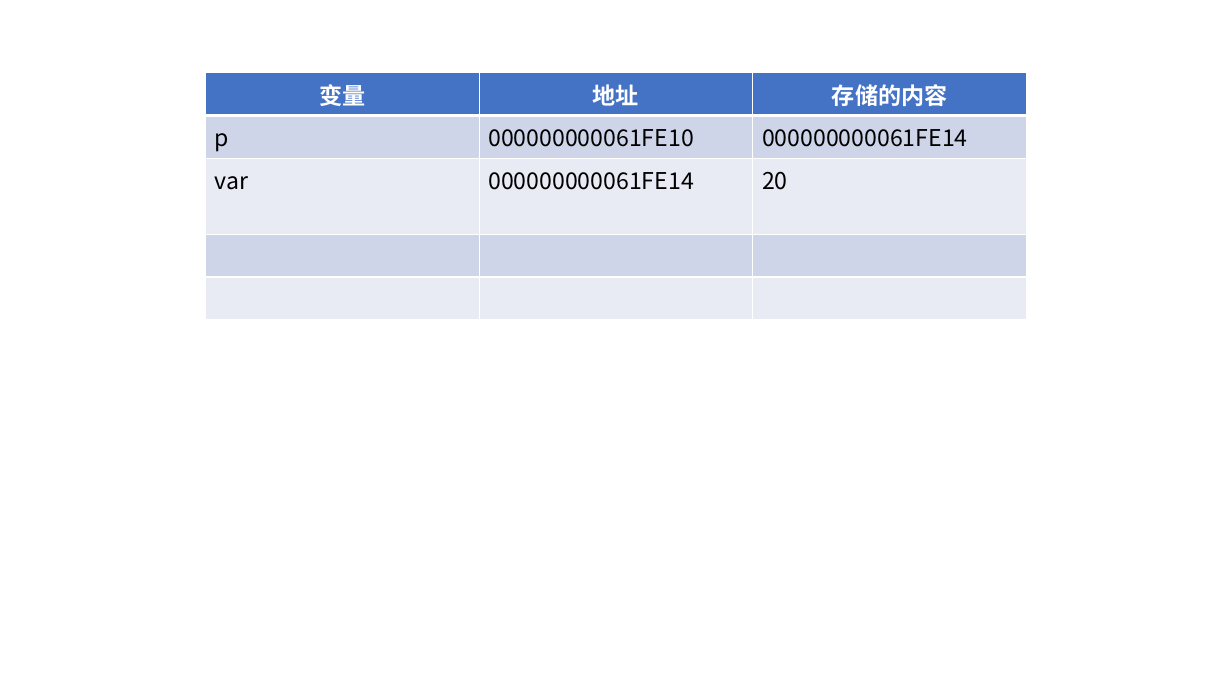
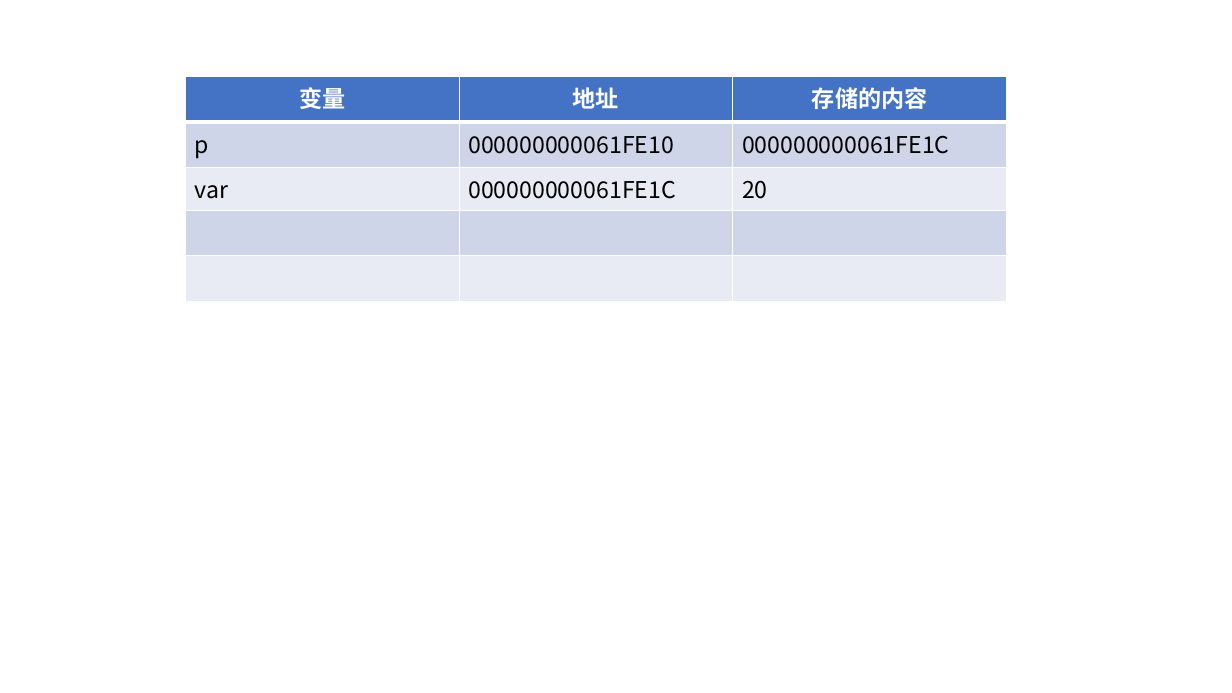
Before and after one commit to cxinping/C, a slide deck: slide 1 of Tools/绘图.pptx. Drawn at 1232x693 pixels with LibreOffice and Linux fonts; fonts in the diff are those of the drawing. Boxes give left, top, right and bottom in pixels: in the first picture for what was removed or moved away, otherwise in the second. Text is boxed around its words. In the diff, an @@ line names an element or a change of style, - is before the commit and + after.

```diff
--- a/Tools/绘图.pptx
+++ b/Tools/绘图.pptx
@@ table at bbox=[186, 77, 1006, 301] @@
-row 2, column 3: 000000000061FE14
+row 2, column 3: 000000000061FE1C
-row 3, column 2: 000000000061FE14
+row 3, column 2: 000000000061FE1C
@@ table: place and size @@
-table at bbox=[205, 73, 1026, 287]
+table at bbox=[186, 77, 1006, 301]
```
Also in this commit, not shown: 2 other files.
